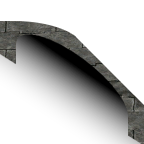
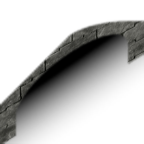
Revision of a layered 144px x 144px image; what changed, layer by layer:
painted on "Clipboard #1" over [0, 19, 144, 144]
painted on "Cutout copy" over [0, 26, 144, 144]
